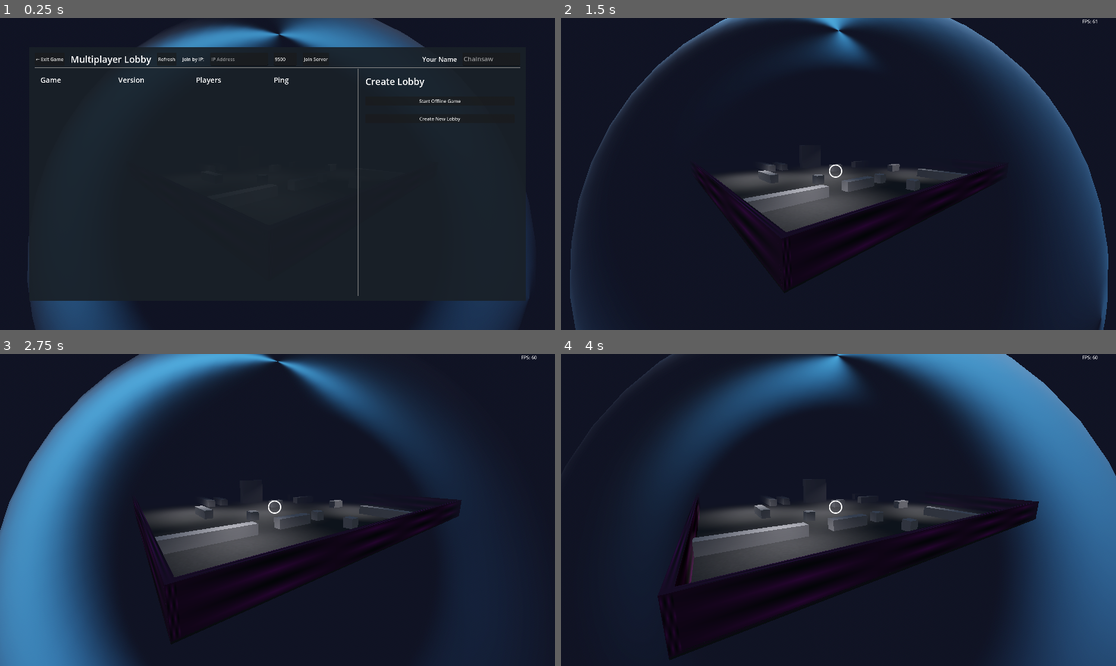
Above: before the commit, frames 1-4 (two rows, left to right).
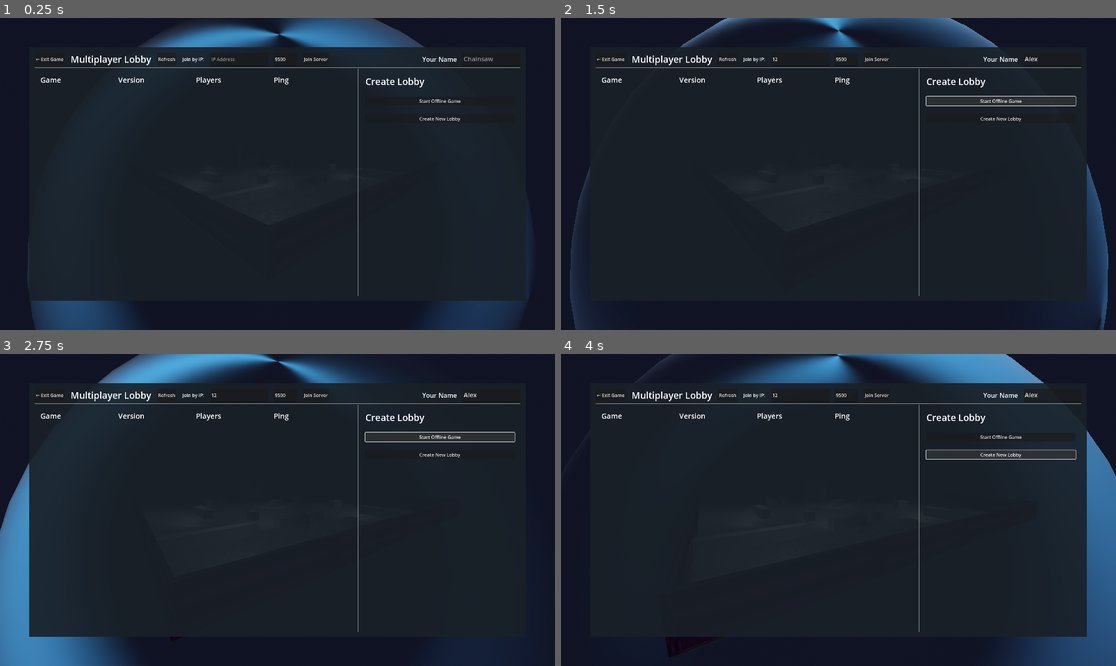
Above: after the commit, the same moments.

Repository: jamonholmgren/jammin_lobby
Game: Godot game, scene res://main.tscn
Same seed, same stepped clock (60 frames per second), same inputs: the game is played once before the commit and once after it. Sound files missing from this copy of the repository are replaced by a short silence.
Inputs (mouse positions are in pixels of both pictures, inside the frame that each line leads up to):
- Up to frame 1 (0.25 s): no input
- Up to frame 2 (1.5 s): click (799, 58) at 0.52 s; type "12" at 0.6 s; click (1054, 58) at 0.75 s; type "Alex" at 0.83 s; click "Start Offline Game" at 1.25 s
- Up to frame 3 (2.75 s): click (438, 438) at 2 s, where only the run after the commit has a clickable "Start Offline Game"
- Up to frame 4 (4 s): click (999, 453) at 2.75 s, where only the run after the commit has a clickable "Create New Lobby"; click (999, 453) at 3.5 s, where only the run after the commit has a clickable "Create New Lobby"

The runs differ from the first frame. In frame 2, 10% of the frame differs, in the area x 5-97%, y 0-90%; in frame 3, 20%; in frame 4, 22%, in the area x 6-97%, y 0-93%.
Error after the commit: Parse Error: Identifier "wheel_pos" not declared in the current scope. (res://game.gd:51)

Commit message:
WIP finding scale factors etc

Diff:
--- a/game.gd
+++ b/game.gd
@@ -46,6 +46,11 @@
 	var result: Dictionary = space_state.intersect_ray(ray_params)
 	return result.is_empty()
 
+func world_to_texture_coords(texture: ImageTexture, world_coords: Vector3) -> Vector2i:
+	var floor_size: float = 200.0
+	var tex_x: int = int((floor_size/2 - wheel_pos.z) * scale_factor)
+	var tex_y: int = int((floor_size/2 - wheel_pos.x) * scale_factor)
+
 # Draws points on a texture with optional rotation and size
 func draw_on_texture(texture: ImageTexture, locations: Array[Vector2i], color: Color, size_x: int = 1, size_y: int = 1, rotation: float = 0.0, color_variance: float = 0.0) -> void:
 	var image: Image = texture.get_image()
--- a/scenes/bullet.gd
+++ b/scenes/bullet.gd
@@ -46,3 +46,9 @@
 	# play audio
 	Game.play_audio_3d(load("res://assets/impact.mp3"), location)
 	queue_free()
+
+	# draw a scorch mark on the texture we hit
+	var texture: ImageTexture = other_body.texture
+	var loc: Vector2i = Game.world_to_texture_coords(texture, other_body.global_transform.origin)
+	var locations: Array[Vector2i] = [loc]
+	Game.draw_on_texture(texture, locations, Color.RED, 10, 10, 0.0, 0.0)
--- a/scenes/level.tscn
+++ b/scenes/level.tscn
@@ -32,7 +32,6 @@
 volumetric_fog_length = 200.0
 
 [sub_resource type="FastNoiseLite" id="FastNoiseLite_w7c3h"]
-noise_type = 4
 frequency = 1.0
 
 [sub_resource type="NoiseTexture2D" id="NoiseTexture2D_w8frs"]
@@ -40,9 +39,38 @@
 height = 2048
 noise = SubResource("FastNoiseLite_w7c3h")
 
+[sub_resource type="FastNoiseLite" id="FastNoiseLite_2r41h"]
+noise_type = 4
+
+[sub_resource type="NoiseTexture2D" id="NoiseTexture2D_klq6b"]
+in_3d_space = true
+noise = SubResource("FastNoiseLite_2r41h")
+
+[sub_resource type="FastNoiseLite" id="FastNoiseLite_ppgk2"]
+frequency = 0.291
+fractal_type = 3
+
+[sub_resource type="NoiseTexture2D" id="NoiseTexture2D_2r41h"]
+noise = SubResource("FastNoiseLite_ppgk2")
+
 [sub_resource type="StandardMaterial3D" id="StandardMaterial3D_0tuir"]
 albedo_color = Color(0.19474, 0.189571, 0.206636, 1)
 albedo_texture = SubResource("NoiseTexture2D_w8frs")
+roughness_texture = SubResource("NoiseTexture2D_w8frs")
+emission = Color(1, 1, 1, 1)
+emission_energy_multiplier = 0.01
+normal_enabled = true
+normal_texture = SubResource("NoiseTexture2D_2r41h")
+heightmap_enabled = true
+heightmap_scale = 0.04
+heightmap_texture = SubResource("NoiseTexture2D_w8frs")
+backlight_enabled = true
+backlight = Color(0.977937, 0.977937, 0.977937, 1)
+backlight_texture = SubResource("NoiseTexture2D_klq6b")
+refraction_scale = -1.0
+refraction_texture = SubResource("NoiseTexture2D_w8frs")
+texture_filter = 5
+proximity_fade_distance = 0.01
 
 [sub_resource type="ShaderMaterial" id="ShaderMaterial_mx8sn"]
 render_priority = 0
--- a/scenes/tracks.gd
+++ b/scenes/tracks.gd
@@ -62,9 +62,8 @@
 	# Draw tracks at each wheel position
 	var track_locations: Array[Vector2i] = []
 	for wheel_pos in wheel_positions:
-		var tex_x: int = int((floor_size/2 - wheel_pos.z) * scale_factor)
-		var tex_y: int = int((floor_size/2 - wheel_pos.x) * scale_factor)
-		track_locations.append(Vector2i(tex_x, tex_y))
+		var loc: Vector2i = Game.world_to_texture_coords(floor_texture, wheel_pos)
+		track_locations.append(loc)
 
 	# Calculate the rotation of the tank
 	var tank_rotation: float = atan2(tank.global_transform.basis.z.x, tank.global_transform.basis.z.z)
Not shown: 1 places in scenes/level.tscn that only renumber resources
